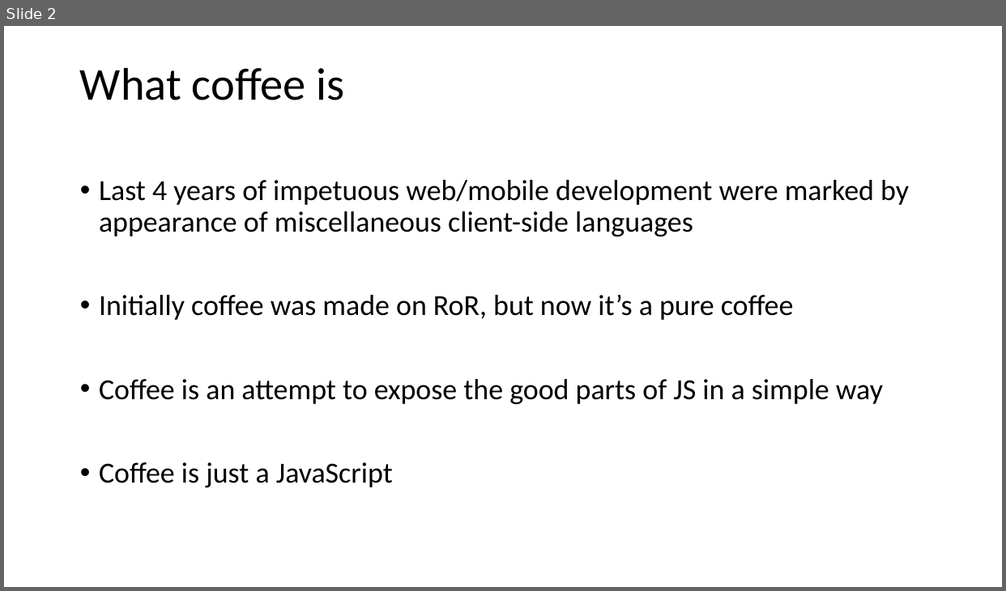
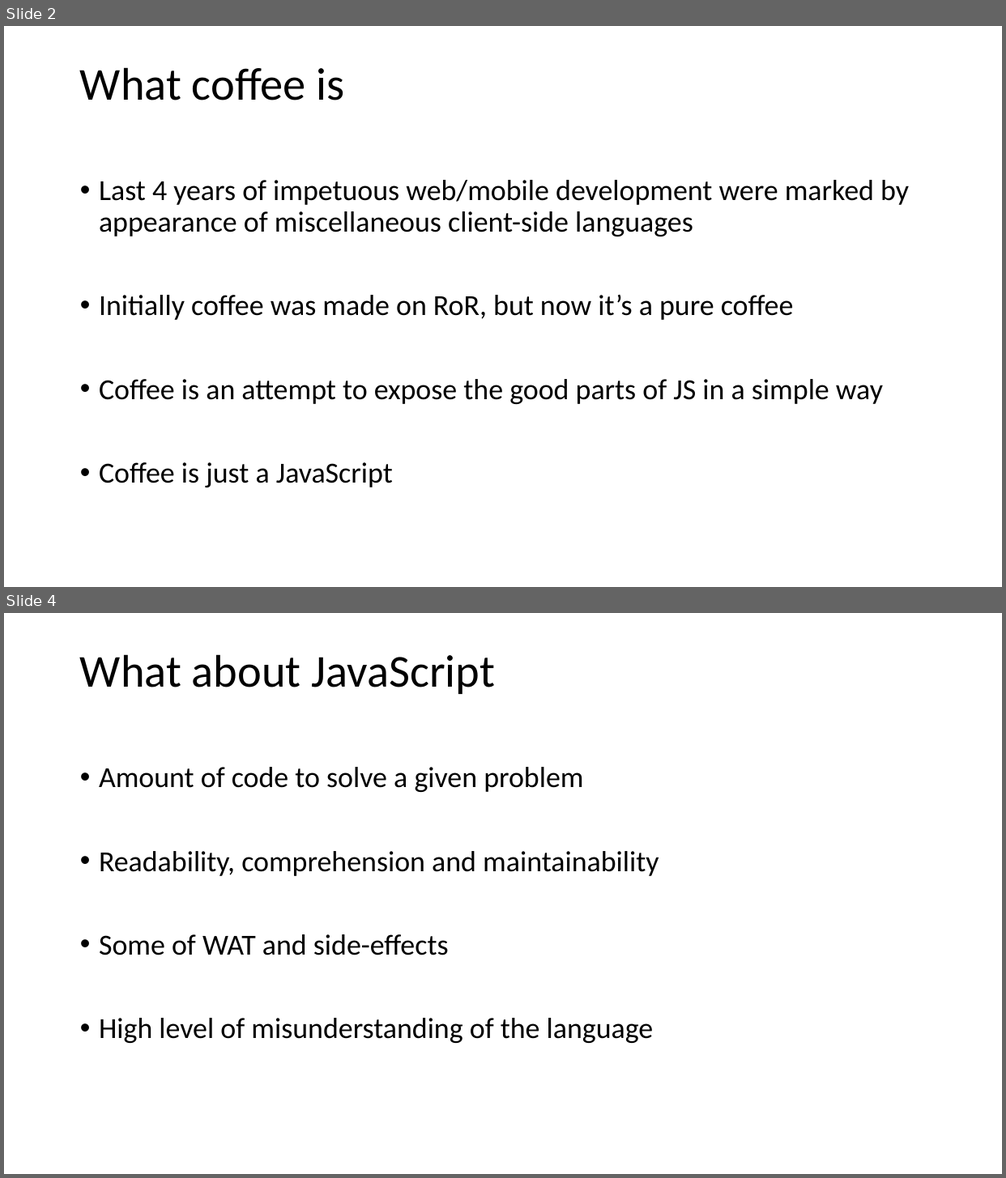
Before and after one commit to vba/presentations, a slide deck: coffeescript/coffeescript.pptx. Shown one above the other, each under a label of ours: slide 2 before the commit, slides 2 and 4 after it; the slides between them are not shown. The pictures are 1006x591 and 1006x1178 pixels, drawn with LibreOffice and Linux fonts; fonts in the diff are those of the drawing. Boxes give left, top, right and bottom in pixels: in the first picture for what was removed or moved away, otherwise in the second. Text is boxed around its words. In the diff, an @@ line names an element or a change of style, - is before the commit and + after.

```diff
--- a/coffeescript/coffeescript.pptx
+++ b/coffeescript/coffeescript.pptx
@@ slide 4 added at bbox=[4, 613, 1002, 1174], background #FFFFFF @@
@@ title added at bbox=[80, 654, 495, 694], 44 pt, text #000000 @@
+What about JavaScript
@@ text added at bbox=[99, 767, 658, 1043], 28 pt, text #000000 @@
+• Amount of code to solve a given problem
+• Readability, comprehension and maintainability
+• Some of WAT and side-effects
+• High level of misunderstanding of the language
```
Also in this commit, not shown: 1 slide changed, 8 other slides added, 1 slide removed.
